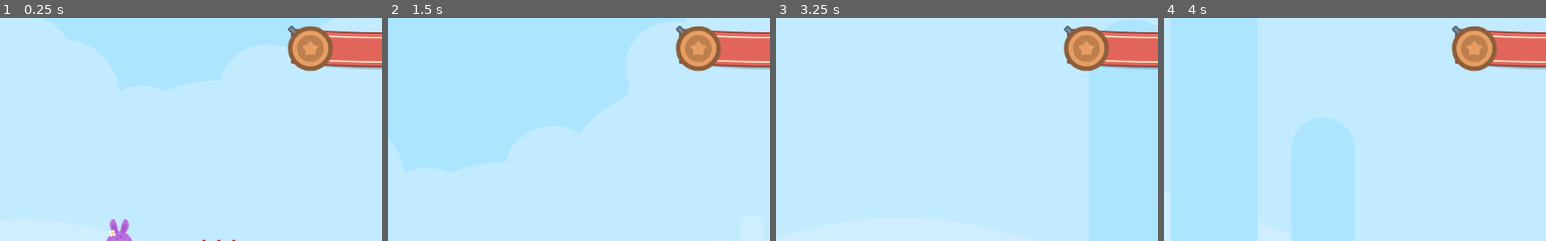
Above: before the commit, frames 1-4 (left to right).
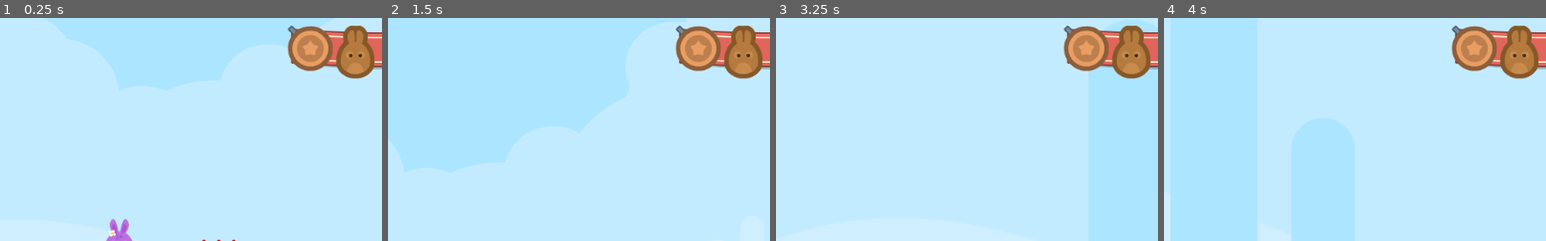
Above: after the commit, the same moments.

Repository: KennedyMungai/SimplePlatformer
Game: Godot game, scene res://Scenes/Levels/Level1.tscn
Same seed, same stepped clock (60 frames per second), same inputs: the game is played once before the commit and once after it.
Inputs:
- Up to frame 1 (0.25 s): no input
- Up to frame 2 (1.5 s): hold D (right) from 0.53 s (still down); tap W (jump) at 0.77 s
- Up to frame 3 (3.25 s): tap W (jump) at 1.52, 3.02 s; release D (right) at 2.03 s; hold A (left) 2.03-2.78 s; hold D (right) from 2.78 s (still down)
- Up to frame 4 (4 s): keep holding D (right); tap W (jump) at 3.77 s
The pictures show only the part of the screen within x 34-84%, y 1-51%; the shares and areas given below are measured in that part.

The runs differ from the first frame. In frame 1, 1.9% of the frame differs, in the area x 88-98%, y 3-28%; in frame 2, 1.9%; in frame 3, 1.9%; in frame 4, 1.9%.

Commit message:
Duplicated the coin icon to make the lives icon

Diff:
--- a/Scenes/GUI.tscn
+++ b/Scenes/GUI.tscn
@@ -1,7 +1,8 @@
-[gd_scene load_steps=3 format=2]
+[gd_scene load_steps=4 format=2]
 
 [ext_resource path="res://GFX/HUD/bannerHanging.png" type="Texture" id=1]
 [ext_resource path="res://GFX/HUD/coin_bronze.png" type="Texture" id=2]
+[ext_resource path="res://GFX/HUD/lifes.png" type="Texture" id=3]
 
 [node name="GUI" type="CanvasLayer"]
 
@@ -22,7 +23,13 @@
 anchor_right = 1.0
 anchor_bottom = 1.0
 
-[node name="TextureRect" type="TextureRect" parent="Control/TextureRect/HBoxContainer"]
+[node name="CoinIcon" type="TextureRect" parent="Control/TextureRect/HBoxContainer"]
 margin_right = 60.0
-margin_bottom = 61.0
+margin_bottom = 71.0
 texture = ExtResource( 2 )
+
+[node name="LivesIcon" type="TextureRect" parent="Control/TextureRect/HBoxContainer"]
+margin_left = 64.0
+margin_right = 116.0
+margin_bottom = 71.0
+texture = ExtResource( 3 )
